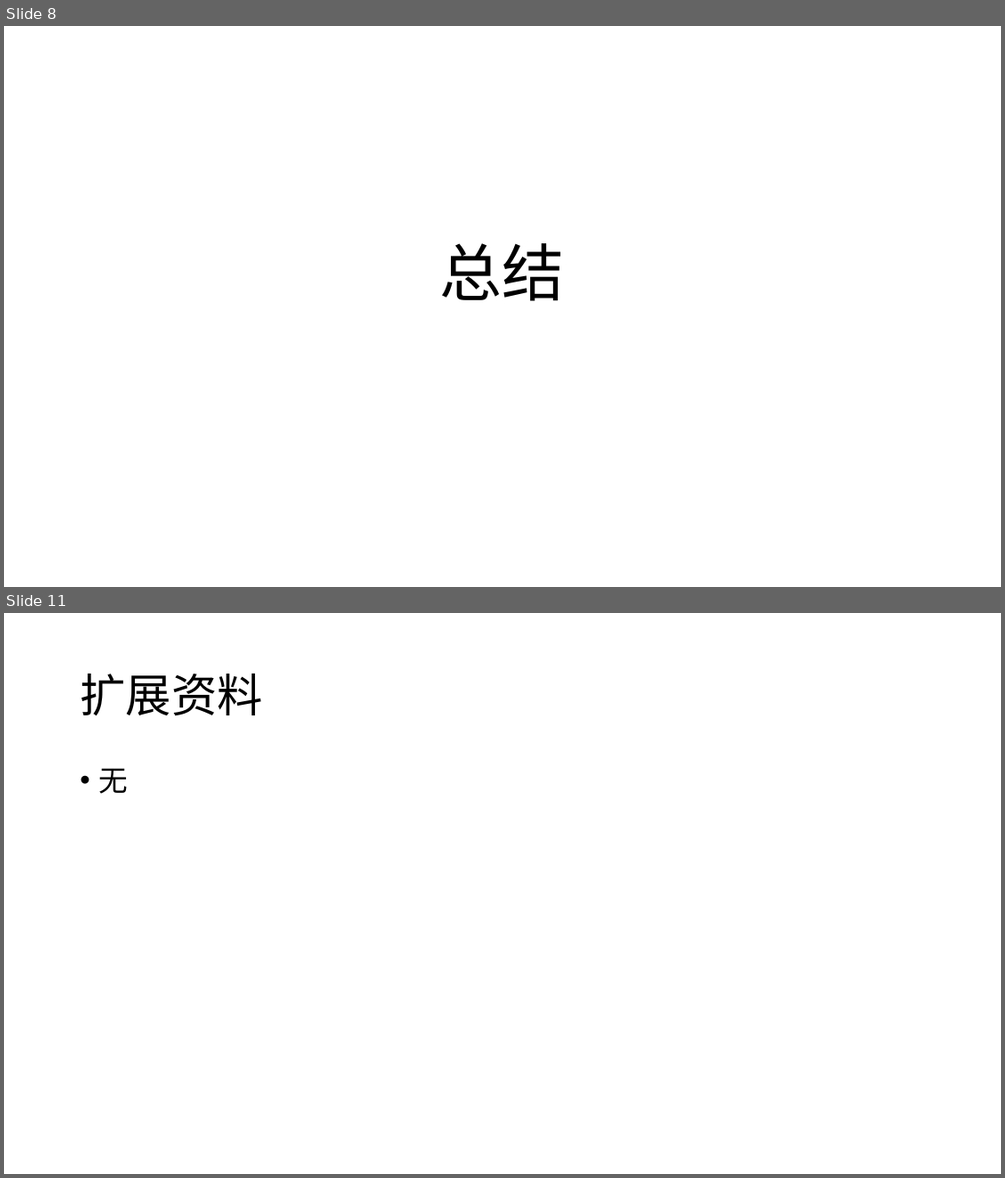
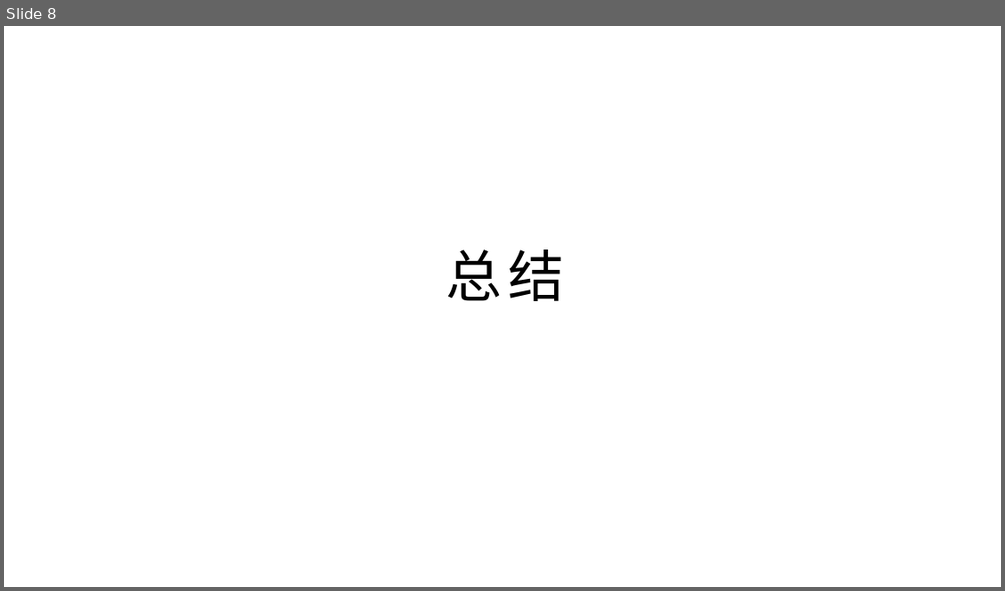
Before and after one commit to yyc-git/ModernGameEngineDesignEdu, a slide deck: 模板.pptx. Shown one above the other, each under a label of ours: slides 8 and 11 before the commit, slide 8 after it; the slides between them are not shown. The pictures are 1005x1178 and 1005x591 pixels, drawn with LibreOffice and Linux fonts; fonts in the diff are those of the drawing; background and template pictures are left out. Boxes give left, top, right and bottom in pixels: in the first picture for what was removed or moved away, otherwise in the second. Text is boxed around its words. In the diff, an @@ line names an element or a change of style, - is before the commit and + after.

```diff
--- a/模板.pptx
+++ b/模板.pptx
@@ slide 11 removed at bbox=[4, 613, 1001, 1174], background #FFFFFF @@
@@ title removed at bbox=[80, 674, 262, 715] @@
-扩展资料
@@ text removed at bbox=[98, 768, 128, 794] @@
-• 无
@@ slide 8 changed as well @@
@@ title "总结": place and size @@
-title "总结" at bbox=[440, 243, 565, 301]
+title "总结" at bbox=[446, 249, 565, 301]
@@ title "总结" at bbox=[446, 249, 565, 301]: size 60 to 54 pt, font Calibri to Arial, letter spacing 0 to 6 pt; line spacing 0.9 to 1; vertical alignment bottom to top @@
```
Also in this commit, not shown: 7 other slides changed, 9 slides added, 6 other slides removed, 5 other files.
